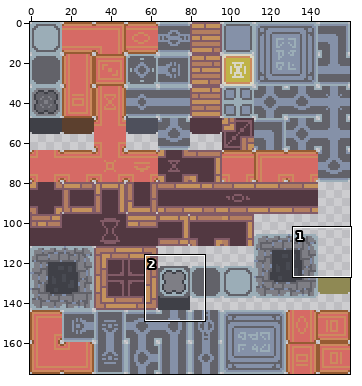
A sprite sheet gets an edit: Assets/Sprites/Floor tiles Castle.png. Above: a wide view before the commit, with the close-up outlined.
Close-up. The starting point:
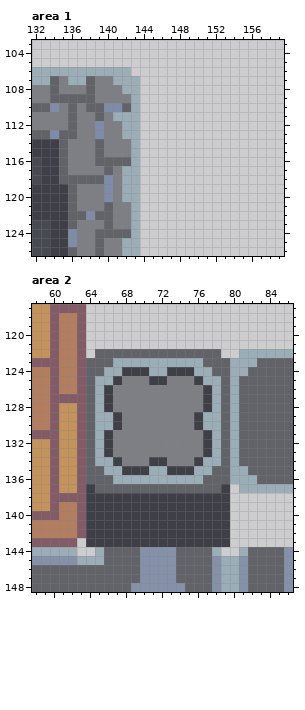
The file is 160x176 pixels. Shown: area 1: x 132..159, y 103..126; area 2: x 58..86, y 117..148.
Once edited:
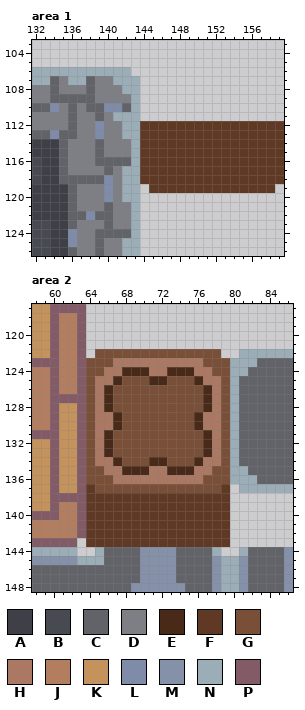
Palette (. is transparent): A #3f4047  B #484a52  C #626269  D #7e7e85  E #492918  F #5f3923  G #794f37  H #ab7863  J #b37e60  K #c4925c  L #7e8ca9  M #8591a8  N #9badb7  P #825b67
Difference:
Changed rows in their new state; - is an unchanged pixel.
Area 1:
first column x 144:
112 FFFFFFFFFFFFFFFF
113 FFFFFFFFFFFFFFFF
114 FFFFFFFFFFFFFFFF
115 FFFFFFFFFFFFFFFF
116 FFFFFFFFFFFFFFFF
117 FFFFFFFFFFFFFFFF
118 FFFFFFFFFFFFFFFF
119 -FFFFFFFFFFFFFF-
Area 2:
first column x 64:
122 -GGGGGGGGGGGGGG-
123 GGGHHHHHHHHHHGGG
124 GGHHEEEHHEEEHHGG
125 GHHEGGGEEGGGEHHG
126 GHEGGGGGGGGGGEHG
127 GHEGGGGGGGGGGEHG
128 GHEGGGGGGGGGGEHG
129 GHHEGGGGGGGGEHHG
130 GHHEGGGGGGGGEHHG
131 GHEGGGGGGGGGGEHG
132 GHEGGGGGGGGGGEHG
133 GHEGGGGGGGGGGEHG
134 GHHEGGGEEGGGEHHG
135 GGHHEEEHHEEEHHGG
136 GGGHHHHHHHHHHGGG
137 FGGGGGGGGGGGGGGF
138 FFFFFFFFFFFFFFFF
139 FFFFFFFFFFFFFFFF
140 FFFFFFFFFFFFFFFF
141 FFFFFFFFFFFFFFFF
142 FFFFFFFFFFFFFFFF
143 FFFFFFFFFFFFFFFF
